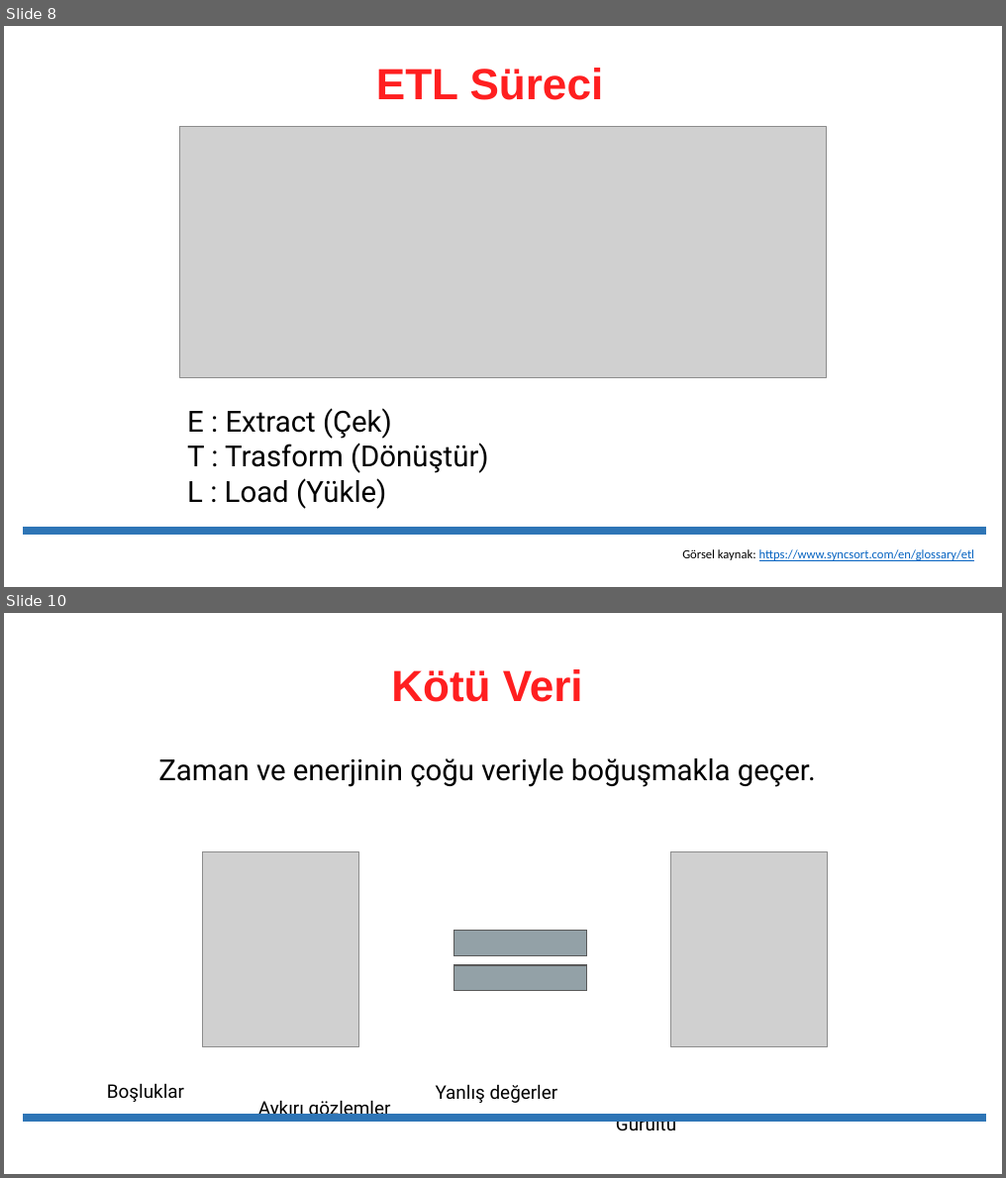
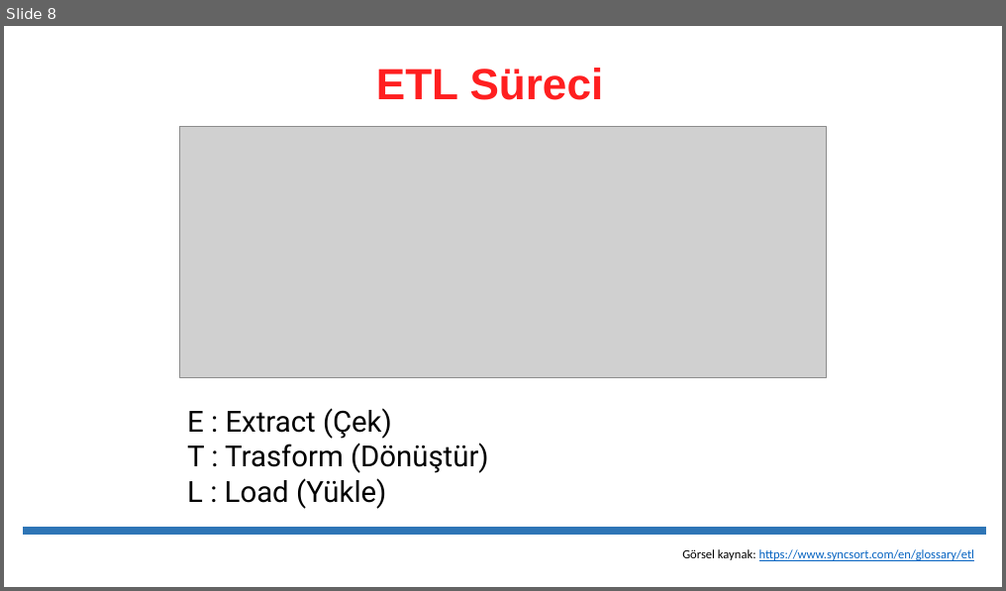
Before and after one commit to celiktenozkan/preprocessing-analysis-ml-dl-big-data, a slide deck: 08_ETL/01_ETL_Darawarehouse.pptx. Shown one above the other, each under a label of ours: slides 8 and 10 before the commit, slide 8 after it; the slides between them are not shown. The pictures are 1006x1178 and 1006x591 pixels, drawn with LibreOffice and Linux fonts; fonts in the diff are those of the drawing; grey boxes stand for pictures. Boxes give left, top, right and bottom in pixels: in the first picture for what was removed or moved away, otherwise in the second. Text is boxed around its words. In the diff, an @@ line names an element or a change of style, - is before the commit and + after.

```diff
--- a/08_ETL/01_ETL_Darawarehouse.pptx
+++ b/08_ETL/01_ETL_Darawarehouse.pptx
@@ slide 10 removed at (4,613,1002,1174), background #FFFFFF @@
@@ text removed at (391,669,583,702) @@
-Kötü Veri
@@ text removed at (158,759,816,787) @@
-Zaman ve enerjinin çoğu veriyle boğuşmakla geçer.
@@ picture removed at (202,852,358,1047) @@
@@ picture removed at (671,852,828,1047) @@
@@ math equal removed at (430,907,611,1015) @@
@@ text removed at (107,1083,184,1102) @@
-Boşluklar
@@ text removed at (436,1084,558,1103) @@
-Yanlış değerler
@@ text removed at (258,1101,391,1120) @@
-Aykırı gözlemler
@@ text removed at (616,1114,676,1137) @@
-Gürültü
@@ line removed from (23, 1118) to (986, 1118) @@
```
Also in this commit, not shown: 2 other slides removed, 8 other files.
